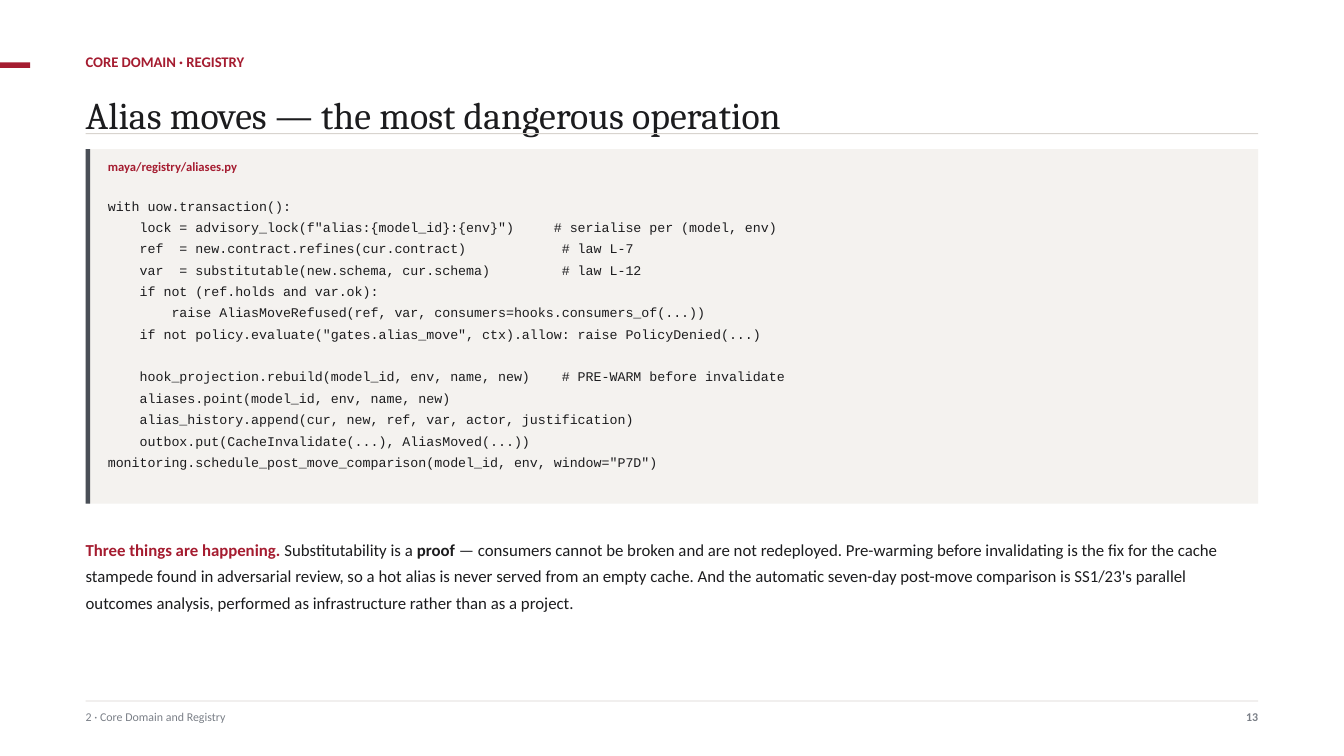
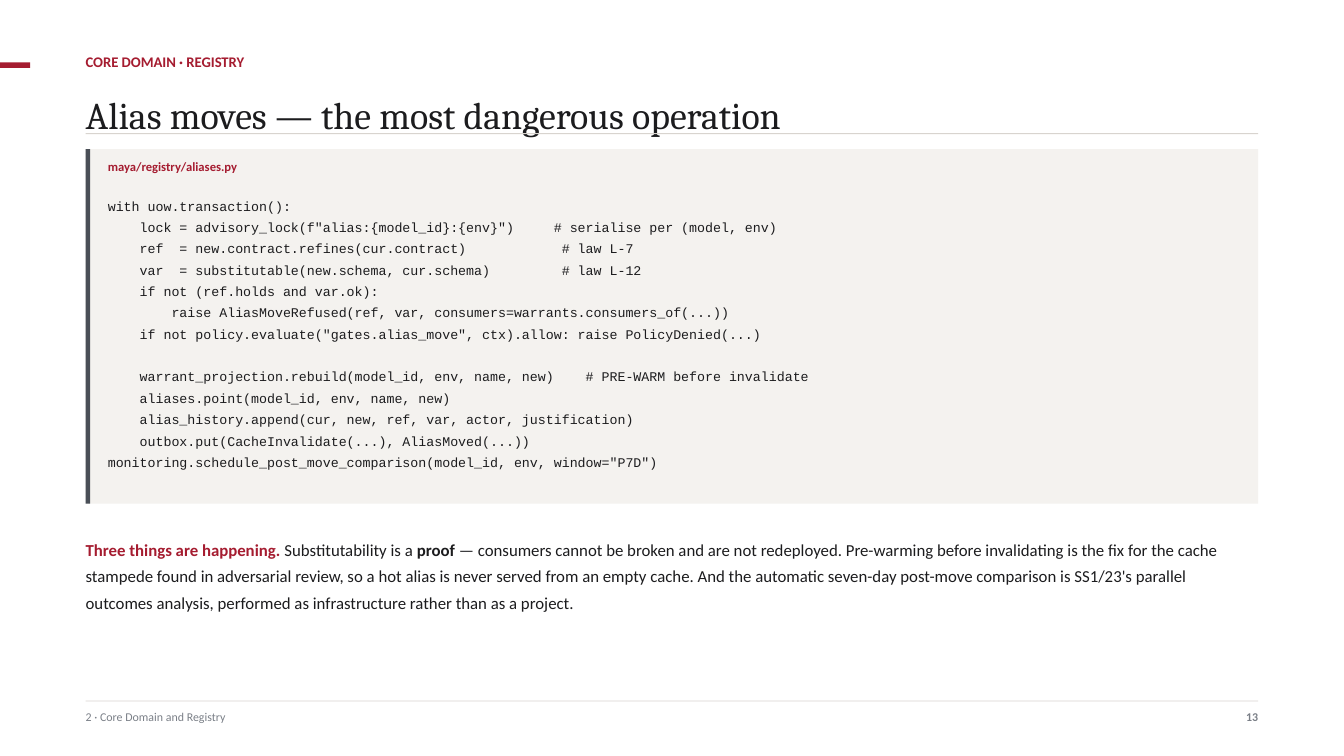
Before and after one commit to ajsinha/maya, a slide deck: slide 14 of docs/MAYA-System-Design.pptx. Drawn at 1344x756 pixels with LibreOffice and Linux fonts; fonts in the diff are those of the drawing. Boxes give left, top, right and bottom in pixels: in the first picture for what was removed or moved away, otherwise in the second. Text is boxed around its words. In the diff, an @@ line names an element or a change of style, - is before the commit and + after.

```diff
--- a/docs/MAYA-System-Design.pptx
+++ b/docs/MAYA-System-Design.pptx
@@ text at bbox=[172, 308, 729, 320]: text changed @@
-raise AliasMoveRefused(ref, var, consumers=hooks.consumers_of(...))
+raise AliasMoveRefused(ref, var, consumers=warrants.consumers_of(...))
@@ text at bbox=[140, 372, 809, 384]: text changed @@
-hook_projection.rebuild(model_id, env, name, new) # PRE-WARM before invalidate
+warrant_projection.rebuild(model_id, env, name, new) # PRE-WARM before invalidate
```
Also in this commit, not shown: 25 other slides changed, 3 slides added, 2 other files.
